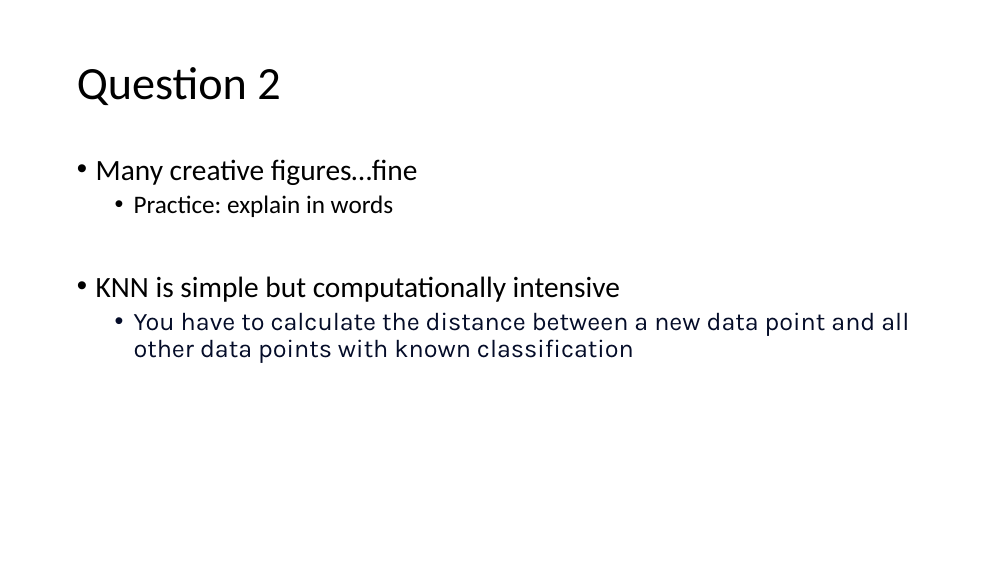
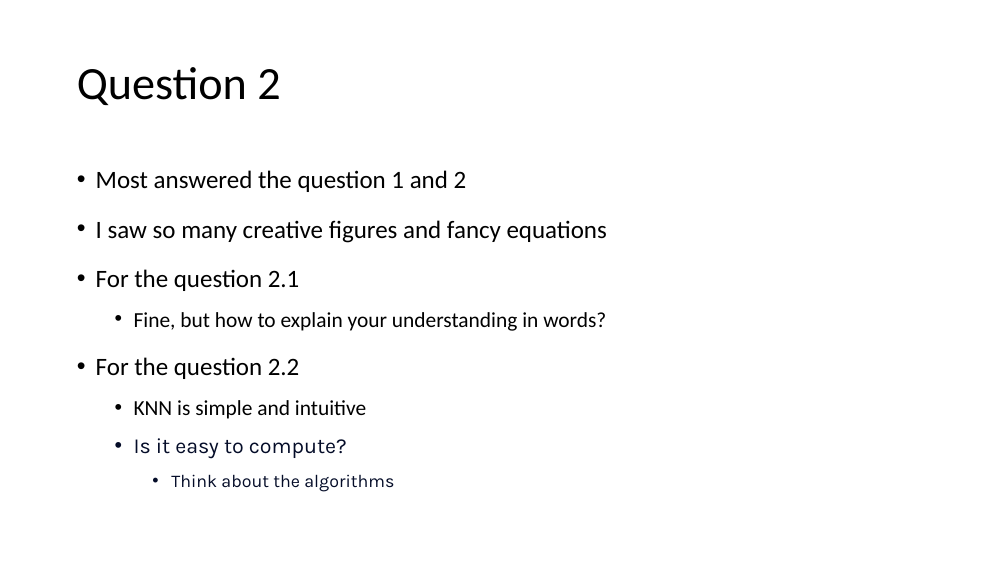
Before and after one commit to YeabinMoonEcon/BUS211, a slide deck: slide 8 of BUS212_ADA/exam/thoughts.pptx (slide 3 before the commit). Drawn at 1008x567 pixels with LibreOffice and Linux fonts; fonts in the diff are those of the drawing. Boxes give left, top, right and bottom in pixels: in the first picture for what was removed or moved away, otherwise in the second. Text is boxed around its words. In the diff, an @@ line names an element or a change of style, - is before the commit and + after.

```diff
--- a/BUS212_ADA/exam/thoughts.pptx
+++ b/BUS212_ADA/exam/thoughts.pptx
@@ text at (96,170,607,492): text changed; size 24 to 23.8 pt; font Karla to Calibri; text colour #040C28 to #000000 @@
-• Many creative figures…fine
-  • Practice: explain in words
-• KNN is simple but computationally intensive
-  • You have to calculate the distance between a new data point and all other data points with known classification
+• Most answered the question 1 and 2
+• I saw so many creative figures and fancy equations
+• For the question 2.1
+  • Fine, but how to explain your understanding in words?
+• For the question 2.2
+  • KNN is simple and intuitive
+  • Is it easy to compute?
+    • Think about the algorithms
```
Also in this commit, not shown: 3 other slides changed, 10 slides added, 2 slides removed, 7 other files.
